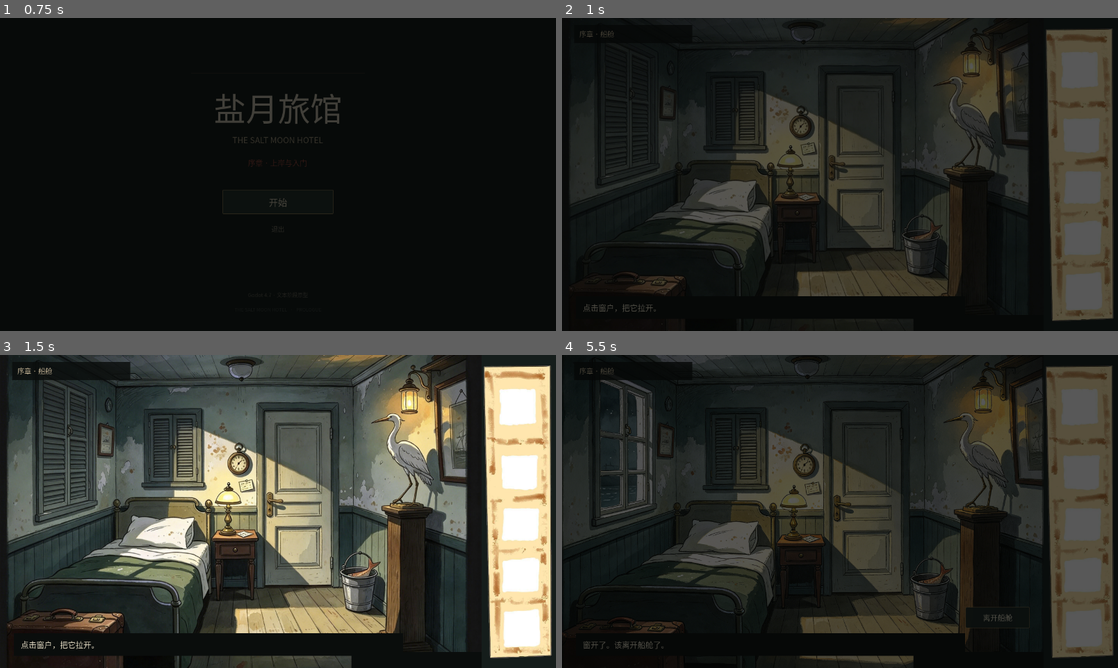
Above: before the commit, frames 1-4 (two rows, left to right).
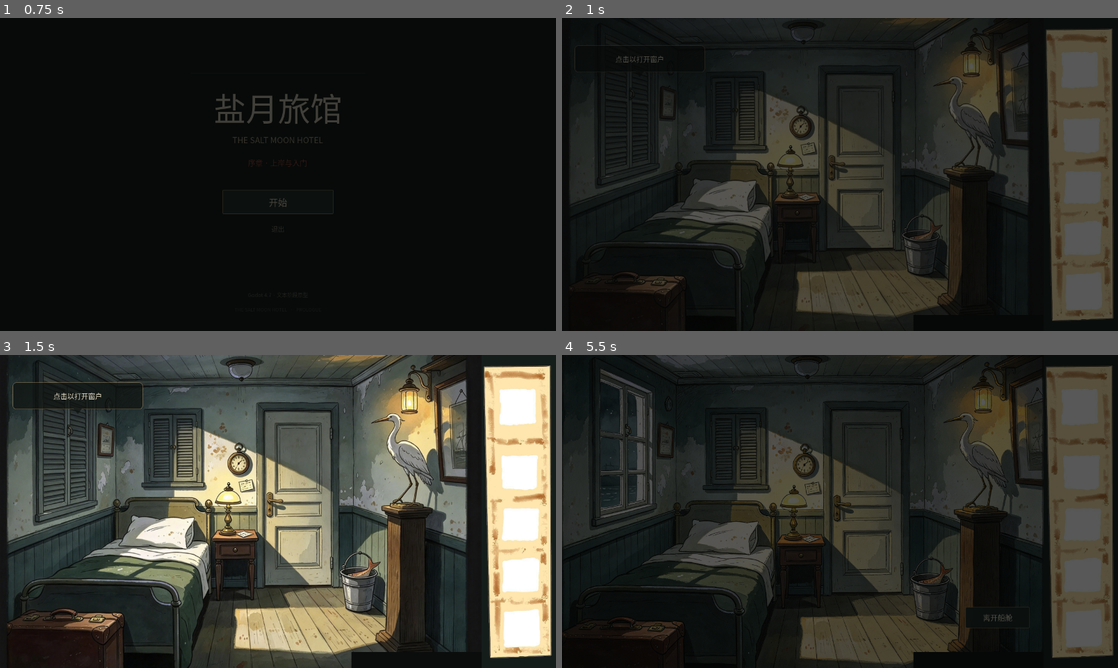
Above: after the commit, the same moments.

Repository: CorinJing/gugu_gaga
Game: Godot game, scene res://scenes/main.tscn
The game is run twice, just before and just after one commit, with the same random seed, the same clock (stepped at 60 frames per second) and the same inputs.
Inputs (mouse positions are in pixels of both pictures, inside the frame that each line leads up to):
- Up to frame 1 (0.75 s): click "开始" at 0.5 s
- Up to frame 2 (1 s): no input
- Up to frame 3 (1.5 s): move the mouse to (400, 495) at 1.27 s; click (400, 495) at 1.42 s
- Up to frame 4 (5.5 s): tap Enter at 2, 3.5, 5 s; drag from (728, 527) to (812, 574) at 2.02 s; tap Space at 2.75, 4.25 s; move the mouse to (895, 442) at 2.77 s; click (895, 442) at 2.92 s; drag from (812, 574) to (673, 464) at 3.52 s; move the mouse to (1006, 558) at 4.27 s; click (1006, 558) at 4.42 s; drag from (673, 464) to (756, 433) at 5.02 s

Frame 1 is identical in both runs. In frame 2, 1.7% of the frame differs, in the area x 2-71%, y 4-96%; in frame 3, 4.6%, in the area x 2-73%, y 2-97%; in frame 4, 2.4%.

Commit message:
feat: 移除全局提示栏并添加窗户气泡

Diff:
--- a/scenes/ui/game_hud.tscn
+++ b/scenes/ui/game_hud.tscn
@@ -66,6 +66,18 @@
 content_margin_right = 18.0
 content_margin_bottom = 18.0
 
+[sub_resource type="StyleBoxFlat" id="StyleBoxFlat_window_hint"]
+bg_color = Color(0.06, 0.08, 0.07, 0.72)
+border_width_left = 1
+border_width_top = 1
+border_width_right = 1
+border_width_bottom = 1
+border_color = Color(0.76, 0.627451, 0.439216, 0.55)
+corner_radius_top_left = 8
+corner_radius_top_right = 8
+corner_radius_bottom_right = 8
+corner_radius_bottom_left = 8
+
 [node name="GameHUD" type="Control"]
 layout_mode = 3
 anchors_preset = 15
@@ -365,3 +377,25 @@
 theme_override_font_sizes/font_size = 13
 horizontal_alignment = 1
 text = "点击任意处关闭"
+
+[node name="WindowHint" type="Panel" parent="."]
+unique_name_in_owner = true
+visible = false
+z_index = 40
+layout_mode = 0
+mouse_filter = 2
+theme_override_styles/panel = SubResource("StyleBoxFlat_window_hint")
+
+[node name="WindowHintLabel" type="Label" parent="WindowHint"]
+unique_name_in_owner = true
+layout_mode = 0
+mouse_filter = 2
+theme_override_colors/font_color = Color(0.93, 0.89, 0.8, 1)
+theme_override_font_sizes/font_size = 16
+horizontal_alignment = 1
+vertical_alignment = 1
+
+[node name="WindowHintTail" type="Polygon2D" parent="WindowHint"]
+unique_name_in_owner = true
+color = Color(0.06, 0.08, 0.07, 0.72)
+polygon = PackedVector2Array(-9, 0, 9, 0, 0, 12)
--- a/scripts/prologue/prologue_demo.gd
+++ b/scripts/prologue/prologue_demo.gd
@@ -87,6 +87,7 @@
 	_speech_generation += 1
 	voice.stop()
 	hud.hide_speech()
+	hud.hide_window_hint()
 	coin_overlay.visible = false
 	coin_hotspot.visible = false
 	character.visible = false
@@ -272,6 +273,11 @@
 
 	hud.apply_layout(Rect2(stage_pos, stage_size), vp, Rect2())
 
+	if state == State.CABIN_CLOSED:
+		hud.show_window_hint(window_hotspot.get_global_rect())
+	else:
+		hud.hide_window_hint()
+
 
 func _drop_coin_from_beak() -> void:
 	coin_overlay.texture = COIN
--- a/scripts/ui/game_hud.gd
+++ b/scripts/ui/game_hud.gd
@@ -32,6 +32,9 @@
 @onready var note_paper: Panel = %NotePaper
 @onready var note_label: Label = %NoteLabel
 @onready var note_hint: Label = %NoteHint
+@onready var window_hint: Panel = %WindowHint
+@onready var window_hint_label: Label = %WindowHintLabel
+@onready var window_hint_tail: Polygon2D = %WindowHintTail
 
 var _dragging := false
 var _drag_item := ""
@@ -50,6 +53,11 @@
 	drag_preview.visible = false
 	note_overlay.visible = false
 	note_overlay.gui_input.connect(_on_note_input)
+	window_hint.visible = false
+	location_bg.visible = false
+	location_label.visible = false
+	prompt_bg.visible = false
+	prompt_label.visible = false
 	_refresh_inventory()
 
 
@@ -57,9 +65,10 @@
 	location_label.text = text
 
 
-func set_location_visible(value: bool) -> void:
-	location_bg.visible = value
-	location_label.visible = value
+func set_location_visible(_value: bool) -> void:
+	# Chapter/location labels are intentionally disabled for the whole game.
+	location_bg.visible = false
+	location_label.visible = false
 
 
 func set_prompt(text: String) -> void:
@@ -135,17 +144,21 @@
 
 	location_bg.position = Vector2(28.0 * s, 16.0 * s)
 	location_bg.size = Vector2(272.0, 42.0) * s
+	location_bg.visible = false
 	location_label.position = Vector2(40.0 * s, 24.0 * s)
 	location_label.size = Vector2(minf(250.0, ui_w - 40.0), 32.0 * s)
 	location_label.add_theme_font_size_override("font_size", int(16.0 * s))
+	location_label.visible = false
 
 	var prompt_y: float = vp.y - 80.0 * s
 	var prompt_w: float = minf(896.0 * s, safe_right - 32.0 * s)
 	prompt_bg.position = Vector2(32.0 * s, prompt_y)
 	prompt_bg.size = Vector2(prompt_w, 52.0 * s)
+	prompt_bg.visible = false
 	prompt_label.position = Vector2(48.0 * s, prompt_y + 10.0 * s)
 	prompt_label.size = Vector2(prompt_w - 32.0 * s, 34.0 * s)
 	prompt_label.add_theme_font_size_override("font_size", int(18.0 * s))
+	prompt_label.visible = false
 
 	action_button.position = Vector2(safe_right - (148.0 + 16.0) * s, prompt_y - 60.0 * s)
 	action_button.size = Vector2(148.0, 48.0) * s
@@ -270,3 +283,24 @@
 	if event is InputEventMouseButton and event.button_index == MOUSE_BUTTON_LEFT and event.pressed:
 		hide_note()
 		get_viewport().set_input_as_handled()
+
+
+func show_window_hint(anchor_rect: Rect2) -> void:
+	var vp := get_viewport_rect().size
+	var s: float = clampf(minf(vp.x / 1280.0, vp.y / 720.0), 0.68, 2.2)
+	var w: float = minf(300.0 * s, vp.x - 40.0 * s)
+	var h: float = 62.0 * s
+	var x: float = clampf(anchor_rect.get_center().x - w * 0.5, 12.0 * s, vp.x - w - 12.0 * s)
+	var y: float = clampf(anchor_rect.position.y + 26.0 * s, 12.0 * s, vp.y - h - 24.0 * s)
+	window_hint.position = Vector2(x, y)
+	window_hint.size = Vector2(w, h)
+	window_hint_label.position = Vector2(10.0 * s, 0.0)
+	window_hint_label.size = Vector2(w - 20.0 * s, h)
+	window_hint_label.add_theme_font_size_override("font_size", int(16.0 * s))
+	window_hint_label.text = "点击以打开窗户"
+	window_hint_tail.position = Vector2(w * 0.5, h - 1.0)
+	window_hint.visible = true
+
+
+func hide_window_hint() -> void:
+	window_hint.visible = false
Not shown: 1 places in scenes/ui/game_hud.tscn that only renumber resources
Not shown, changed: 更新日志.md
